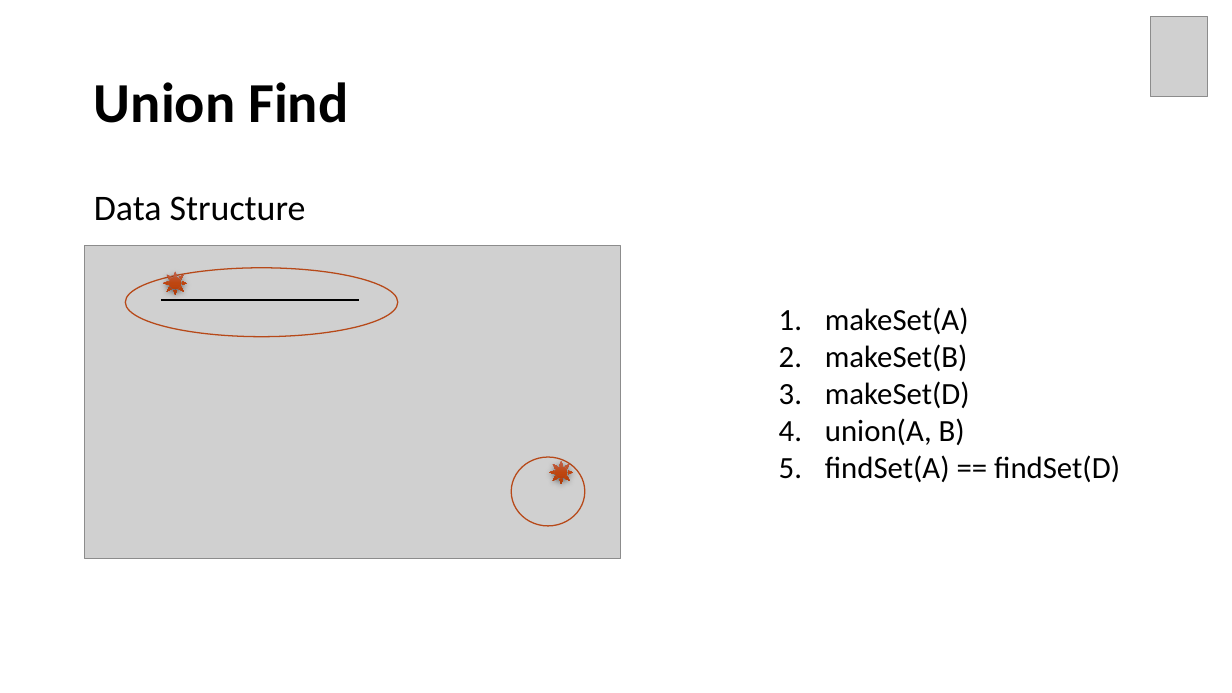
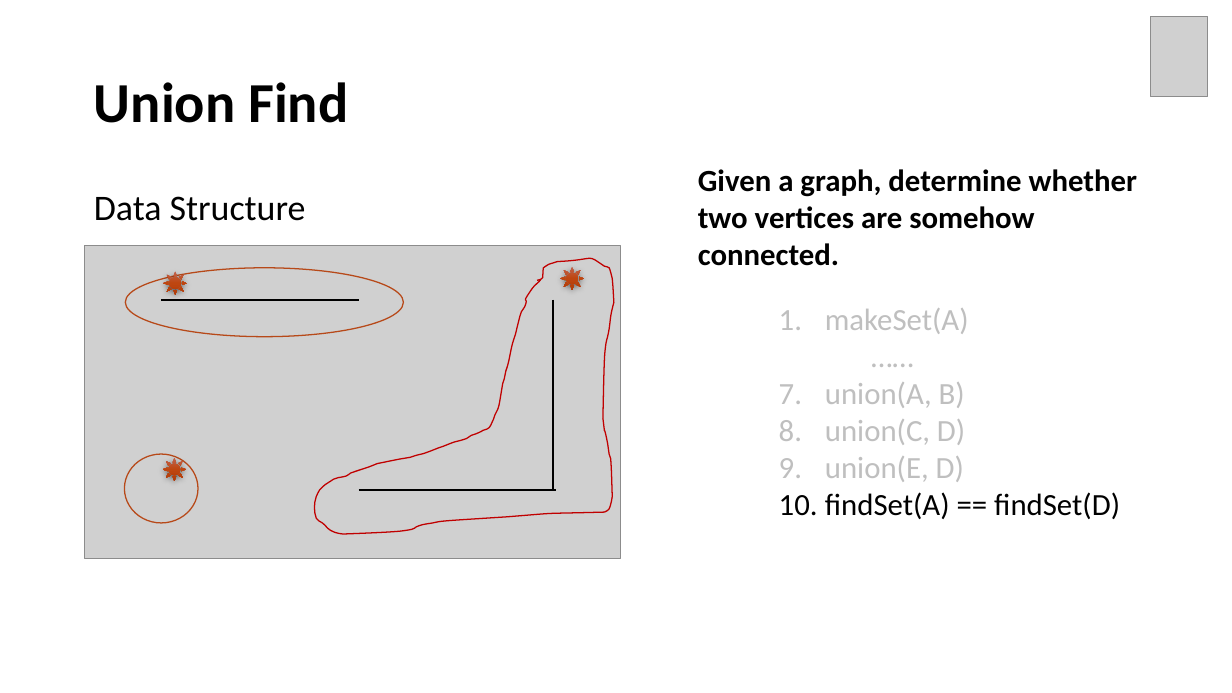
Before and after one commit to Neo-Hao/union-find, a slide deck: slide 11 of slides.pptx (slide 10 before the commit). Drawn at 1232x693 pixels with LibreOffice and Linux fonts; fonts in the diff are those of the drawing; grey boxes stand for pictures. Boxes give left, top, right and bottom in pixels: in the first picture for what was removed or moved away, otherwise in the second. Text is boxed around its words. In the diff, an @@ line names an element or a change of style, - is before the commit and + after.

Commit message:
updates on union find two versions

```diff
--- a/slides.pptx
+++ b/slides.pptx
@@ text added at [698, 169, 1137, 266], 24 pt, text #000000, bold @@
+Given a graph, determine whether two vertices are somehow connected.
@@ ellipse: place and size @@
-ellipse at [126, 268, 398, 337]
+ellipse at [126, 268, 404, 337]
@@ freeform shape added at [314, 258, 614, 533], outline #C00000 1 pt @@
@@ sun: place and size @@
-sun at [550, 461, 573, 484]
+sun at [561, 267, 584, 290]
@@ line added from (553, 299) to (553, 491), #000000 1.5 pt @@
@@ text at [825, 308, 1120, 519]: text colour #000000 to #BFBFBF in "makeSet(A)", "union(A, B)" @@
@@ text at [825, 344, 970, 408]: text changed; text colour #000000 to #BFBFBF @@
-2. makeSet(B)
-3. makeSet(D)
+……
@@ text at [825, 419, 965, 482]: paragraphs added @@
+8. union(C, D)
+9. union(E, D)
@@ ellipse: place and size @@
-ellipse at [511, 457, 585, 527]
+ellipse at [125, 454, 199, 523]
@@ sun added at [163, 457, 186, 481], fill gradient #C2634D to #BF4611 to #B13B08 @@
@@ line added from (359, 491) to (556, 491), #000000 1.5 pt @@
```
Also in this commit, not shown: 33 other slides changed, 6 slides added, 10 slides removed.
